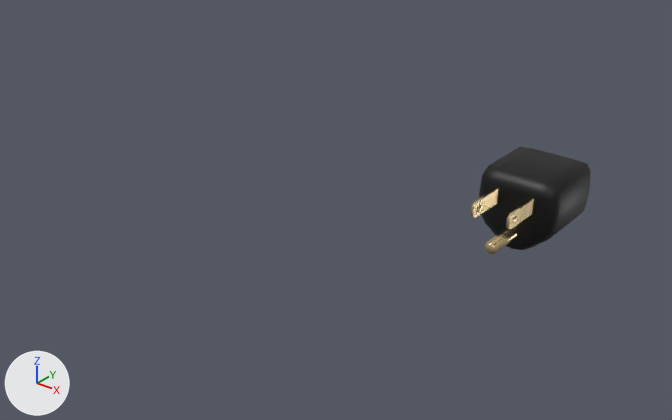
Before and after pictures for a commit that changed the FBX model Assets/Models/plug.fbx.
Both versions are drawn from a 50 mm lens placed at (0.424, -0.835, 0.45), pointed at (-0.231, -0.017, -0.058). The axes (+X, +Y, +Z) are drawn at lower left. The lights are the same throughout. Where no turn or scale is listed for an object, it has been applied to the vertices.

The scene before the commit, as lines of its bpy script (objects in view):
```python
me_cube = bpy.data.meshes.new('Cube')
me_cube.from_pydata(...)  # 208 vertices, 159 faces; spans x -0.049..0.049, y -0.047..0.105, z -0.05..0.043
# faces by material slot: [102, 57]
me_cube.materials.append(mat_insulation)  # black #000000
me_cube.materials.append(mat_prong)  # beige #e7d09e
ob_plug = bpy.data.objects.new('plug', me_cube)
ob_plug.location = (0.0, 0.0, 0.0)
```
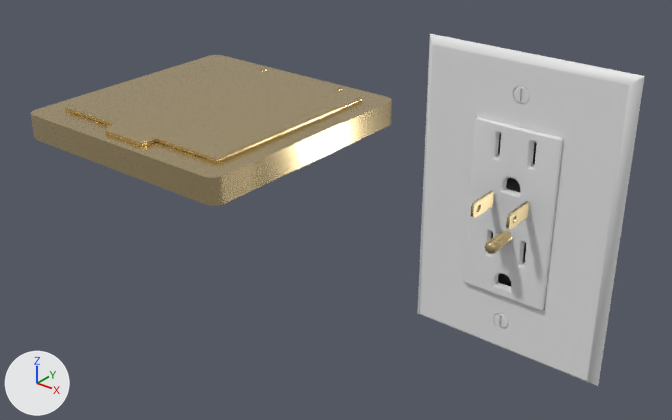
Commit message: Power outlet model

What differs and where, as boxes (x1, y1, x2, y2) in the pictures (672 x 420 px):
'duplex outlet', added: after (418, 34, 645, 386)
    faces in mat_faceplate (white #e7e7e7): (418, 34, 645, 386)
    faces in mat_shroud (black #000000): (491, 133, 537, 287)
'floor box lid', added: after (65, 59, 362, 162)
'floor box outlet', added: after (31, 55, 392, 206)
'plug', unchanged, covered by the edit: before (470, 147, 591, 254); after (470, 178, 529, 254)

Edits to the bpy script that builds the scene:
```text
Add mat_faceplate:
    mat_faceplate = principled_material('faceplate')
    mat_faceplate.base_color = (0.8, 0.8, 0.8)  # white #e7e7e7
Add mat_shroud:
    mat_shroud = principled_material('shroud')
    mat_shroud.base_color = (0.0, 0.0, 0.0)  # black #000000
Add me_plane_009:
    me_plane_009.from_pydata(...)  # 112 vertices, 124 faces; spans x -0.144..0.144, y -0.311..0.01, z -0.004..0.004
    me_plane_009.materials.append(mat_prong)  # beige #e7d09e
Add me_cube_004:
    me_cube_004.from_pydata(...)  # 144 vertices, 124 faces; spans x -0.176..0.176, y -0.176..0.176, z 0.034..0.088
    me_cube_004.materials.append(mat_prong)  # beige #e7d09e
Add me_plane_007:
    me_plane_007.from_pydata(...)  # 353 vertices, 315 faces; spans x -0.121..0.121, y -0.005..0.01, z -0.179..0.179
    # faces by material slot: [314, 1]
    me_plane_007.materials.append(mat_faceplate)  # white #e7e7e7
    me_plane_007.materials.append(mat_shroud)  # black #000000
Add ob_floor_box_lid:
    ob_floor_box_lid = bpy.data.objects.new('floor box lid', me_plane_009)
    ob_floor_box_lid.location = (-0.456, 0.151, 0.027)
Add ob_floor_box_outlet:
    ob_floor_box_outlet = bpy.data.objects.new('floor box outlet', me_cube_004)
    ob_floor_box_outlet.location = (-0.455, 0.0, -0.063)
Add ob_duplex_outlet:
    ob_duplex_outlet = bpy.data.objects.new('duplex outlet', me_plane_007)
    ob_duplex_outlet.location = (0.0, 0.0, 0.0)
```
